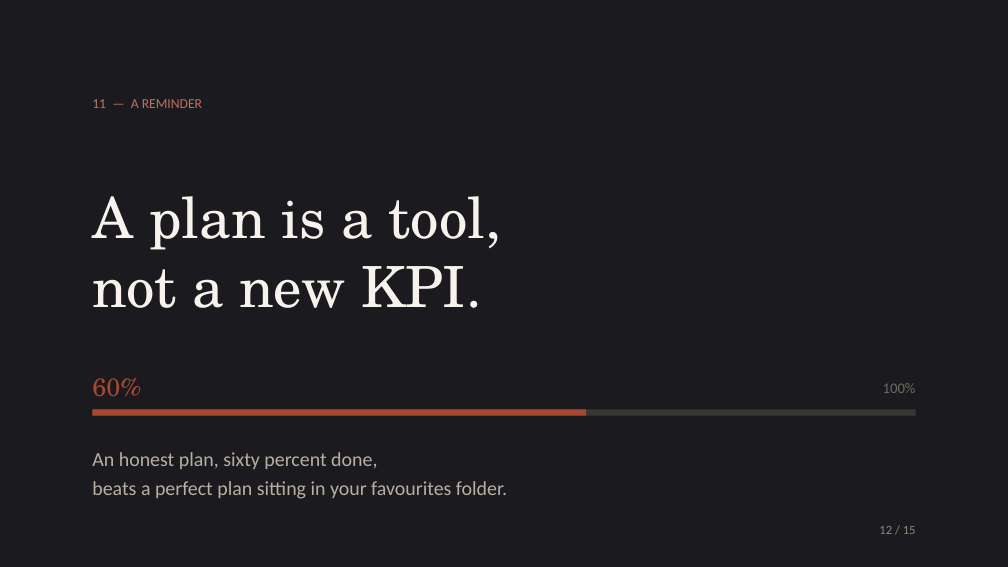
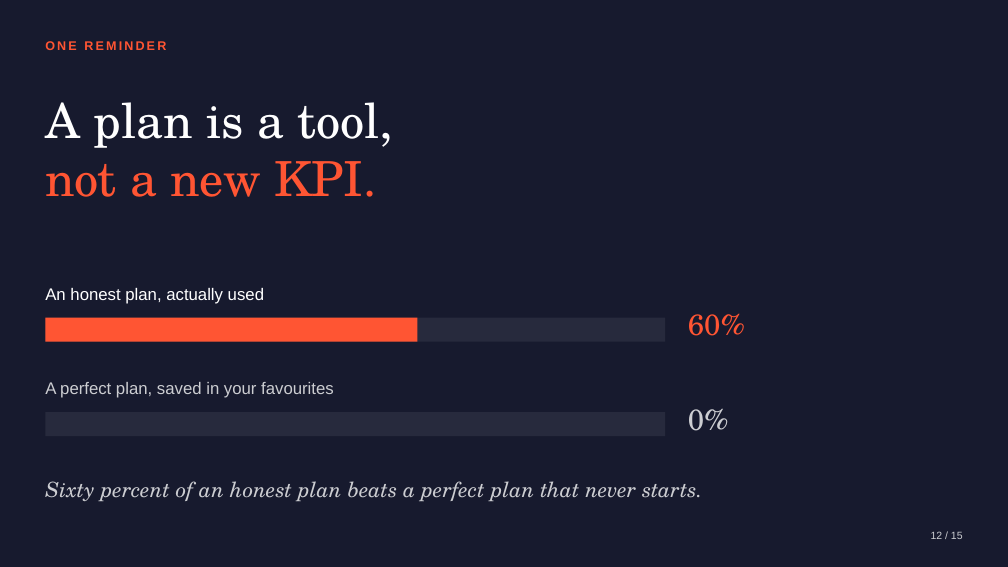
Before and after one commit to Kyson-CCHEN/English-presentation, a slide deck: slide 12 of Planning_Is_the_Pressure.pptx. Drawn at 1008x567 pixels with LibreOffice and Linux fonts; fonts in the diff are those of the drawing. Boxes give left, top, right and bottom in pixels: in the first picture for what was removed or moved away, otherwise in the second. Text is boxed around its words. In the diff, an @@ line names an element or a change of style, - is before the commit and + after.

```diff
--- a/Planning_Is_the_Pressure.pptx
+++ b/Planning_Is_the_Pressure.pptx
@@ background #FFFFFF to #171A2E @@
@@ rectangle removed at [0, 0, 1008, 567] @@
@@ text at [45, 41, 166, 50]: text changed; size 13 to 12 pt; font Calibri to Arial; text colour #C0705C to #FF5533; bold on @@
-11 — A REMINDER
+ONE REMINDER
@@ text at [45, 102, 393, 148]: size 54 to 46 pt, text colour #F7F3EC to #FFFFFF in "A plan is a tool,"; line spacing 1.05 to 1 @@
@@ text "A plan is a tool,": place and size @@
-text "A plan is a tool," at [92, 196, 502, 250]
+text "A plan is a tool," at [45, 102, 393, 197]
@@ text at [45, 161, 377, 197]: paragraph added @@
+not a new KPI.
@@ text at [45, 288, 264, 304]: text changed; size 54 to 16 pt; font TeX Gyre Schola to Arial; text colour #F7F3EC to #FFFFFF @@
-not a new KPI.
+An honest plan, actually used
@@ rectangle added at [45, 318, 665, 342], fill #272A3D @@
@@ rectangle added at [45, 318, 417, 342], fill #FF5533 @@
@@ text "60%": place and size @@
-text "60%" at [92, 378, 141, 397]
+text "60%" at [688, 313, 745, 336]
@@ text "60%" at [688, 313, 745, 336]: size 24 to 28 pt, text colour #A8492F to #FF5533; line spacing 1.07 to 1 @@
@@ text at [45, 382, 334, 398]: text changed; size 19 to 16 pt; font Calibri to Arial; text colour #B8AFA2 to #CCCDD1 @@
-beats a perfect plan sitting in your favourites folder.
+A perfect plan, saved in your favourites
@@ text removed at [883, 383, 916, 393] @@
-100%
@@ rectangle: place and size @@
-rectangle at [92, 410, 586, 416]
+rectangle at [45, 412, 665, 436]
@@ rectangle at [45, 412, 665, 436]: fill #A8492F to #272A3D @@
@@ rectangle removed at [92, 410, 916, 416] @@
@@ text added at [688, 408, 729, 431], 28 pt, text #CCCDD1 @@
+0%
@@ text removed at [92, 452, 377, 469] @@
-An honest plan, sixty percent done,
@@ text added at [45, 481, 702, 502], 20 pt, text #CCCDD1, italic @@
+Sixty percent of an honest plan beats a perfect plan that never starts.
@@ text "12 / 15" at [931, 531, 963, 539]: size 12 to 10 pt, font Calibri to Arial, text colour #8C8478 to #CCCDD1; line spacing 0.9 to 1 @@
```
Also in this commit, not shown: 10 other slides changed, 4 slides added, 4 slides removed.
